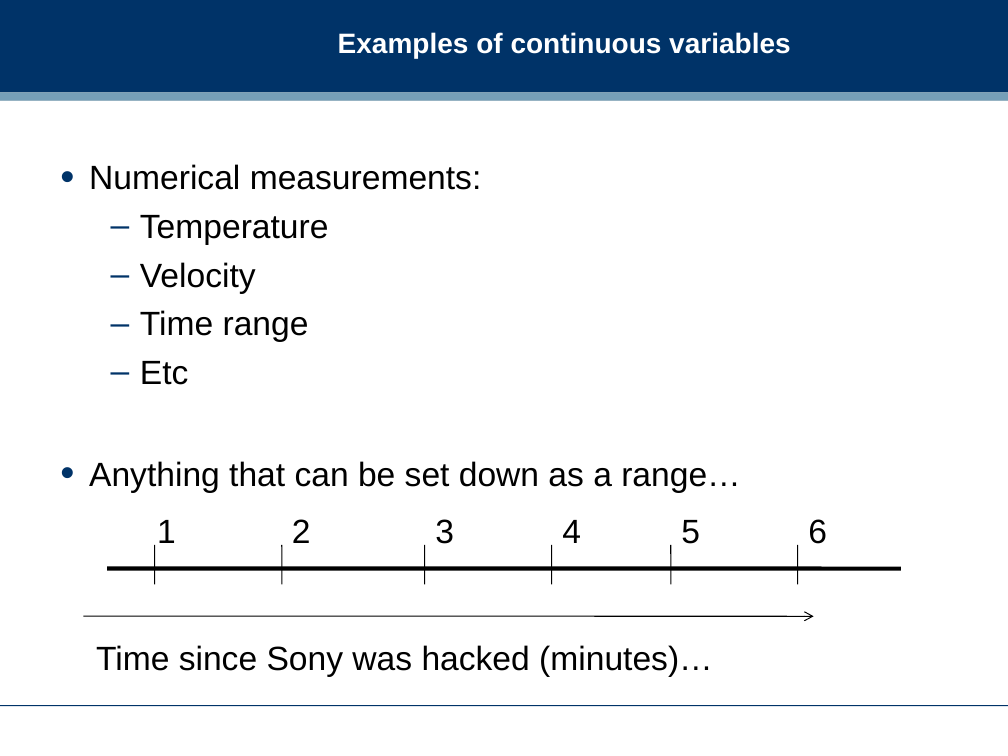
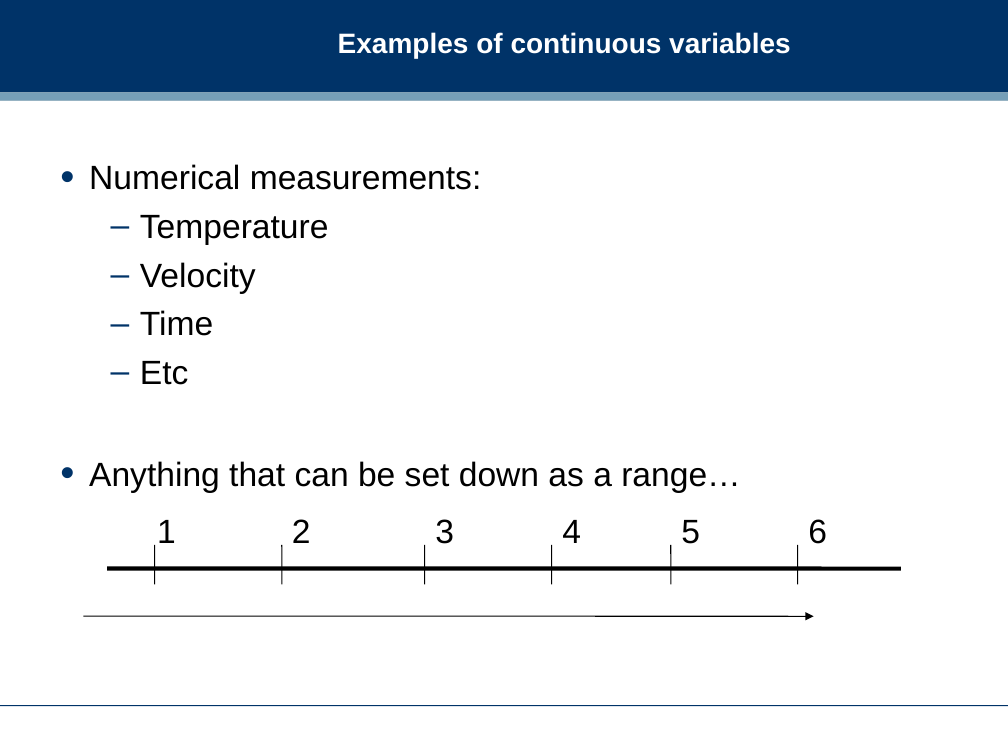
Before and after one commit to dreamind/ix, a slide deck: slide 8 of lectures/making-sense-data/bivariate-analysis.ppt. Drawn at 1008x756 pixels with LibreOffice and Linux fonts; fonts in the diff are those of the drawing; background and template pictures are left out. Boxes give left, top, right and bottom in pixels: in the first picture for what was removed or moved away, otherwise in the second. Text is boxed around its words. In the diff, an @@ line names an element or a change of style, - is before the commit and + after.

```diff
--- a/lectures/making-sense-data/bivariate-analysis.ppt
+++ b/lectures/making-sense-data/bivariate-analysis.ppt
@@ text at box(140, 310, 213, 336): text changed @@
-  – Time range
+  – Time
@@ arrow (84, 616) - (813, 616): arrowheads changed @@
@@ text removed at box(96, 645, 713, 677) @@
-Time since Sony was hacked (minutes)…
```
Also in this commit, not shown: 8 other slides changed, 1 slide added, 2 other files.
